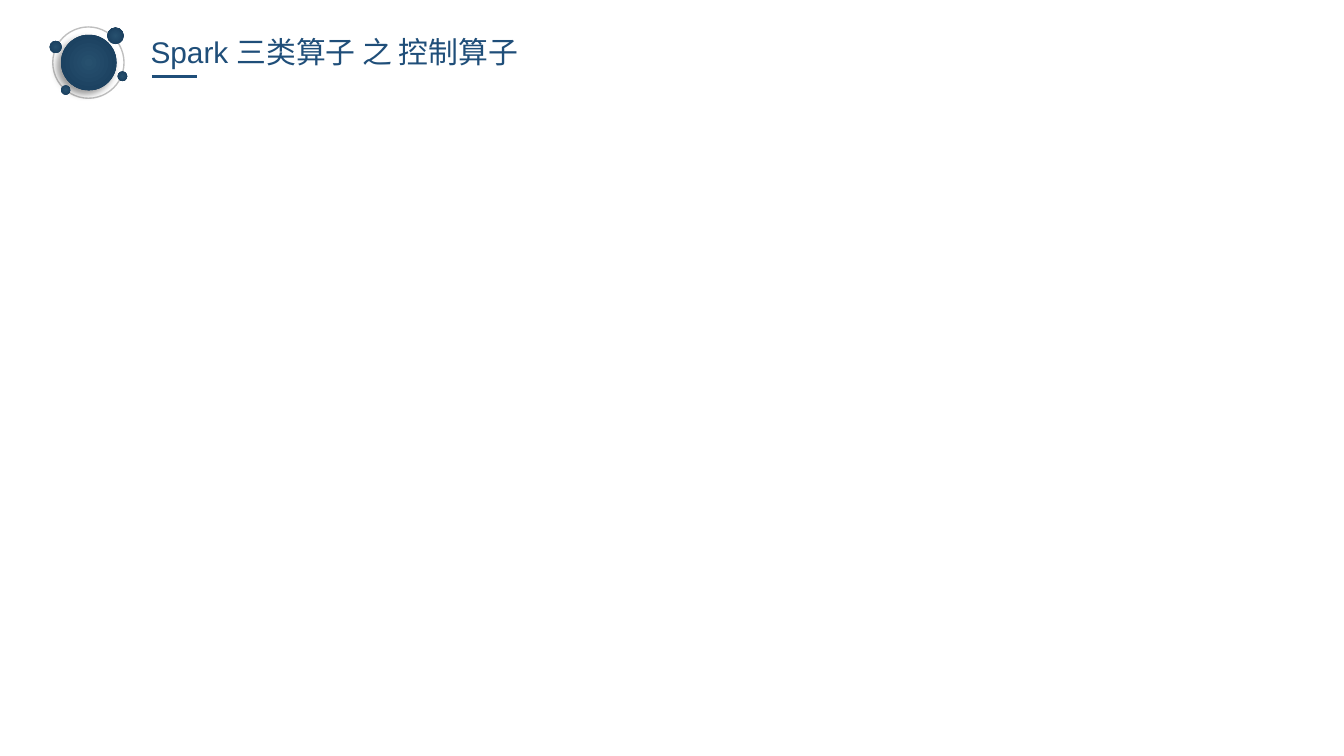
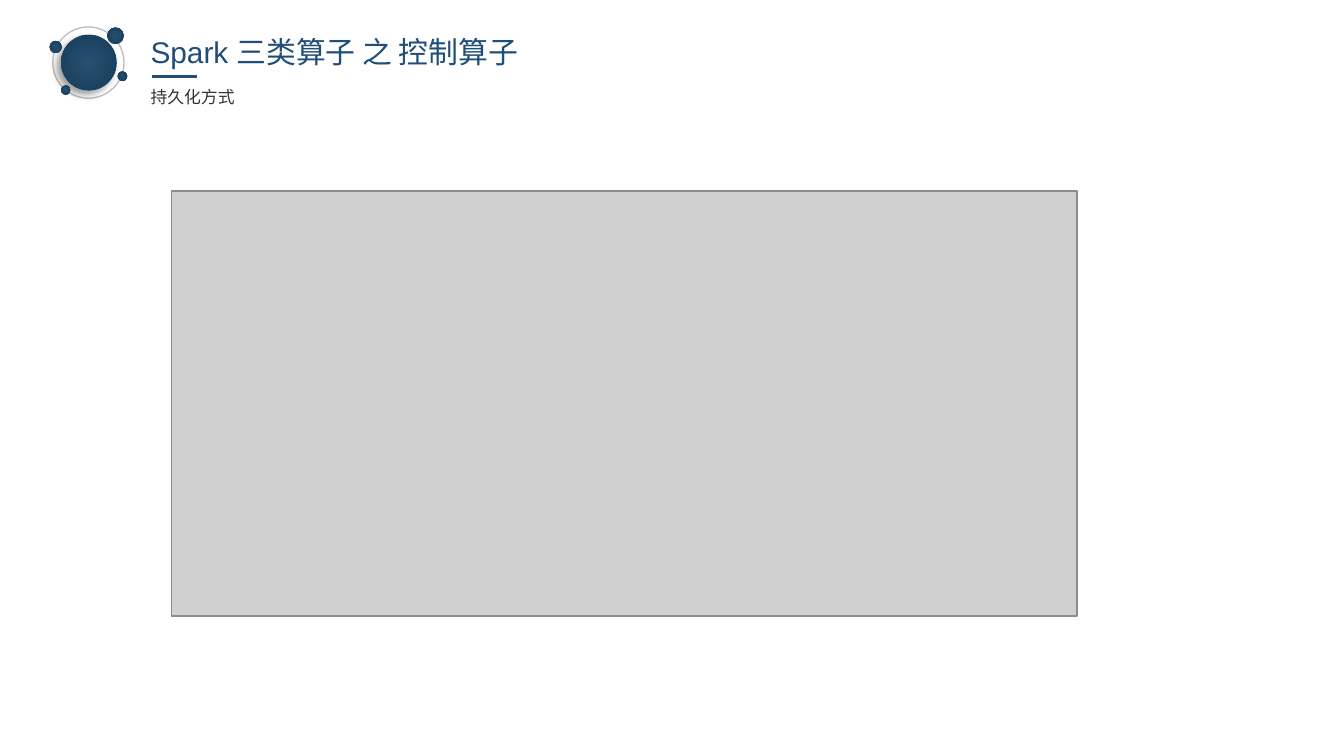
Before and after one commit to keagancoder/Spark-Handbook, a slide deck: slide 17 of Spark&& spark core.pptx (slide 18 before the commit). Drawn at 1344x756 pixels with LibreOffice and Linux fonts; fonts in the diff are those of the drawing; grey boxes stand for pictures; background and template pictures are left out. Boxes give left, top, right and bottom in pixels: in the first picture for what was removed or moved away, otherwise in the second. Text is boxed around its words. In the diff, an @@ line names an element or a change of style, - is before the commit and + after.

```diff
--- a/Spark&& spark core.pptx
+++ b/Spark&& spark core.pptx
@@ text added at (151, 89, 235, 105), 9 pt, text #333333 @@
+持久化方式
@@ picture added at (172, 191, 1078, 616) @@
```
Also in this commit, not shown: 10 other slides changed, 1 slide added, 1 slide removed.
